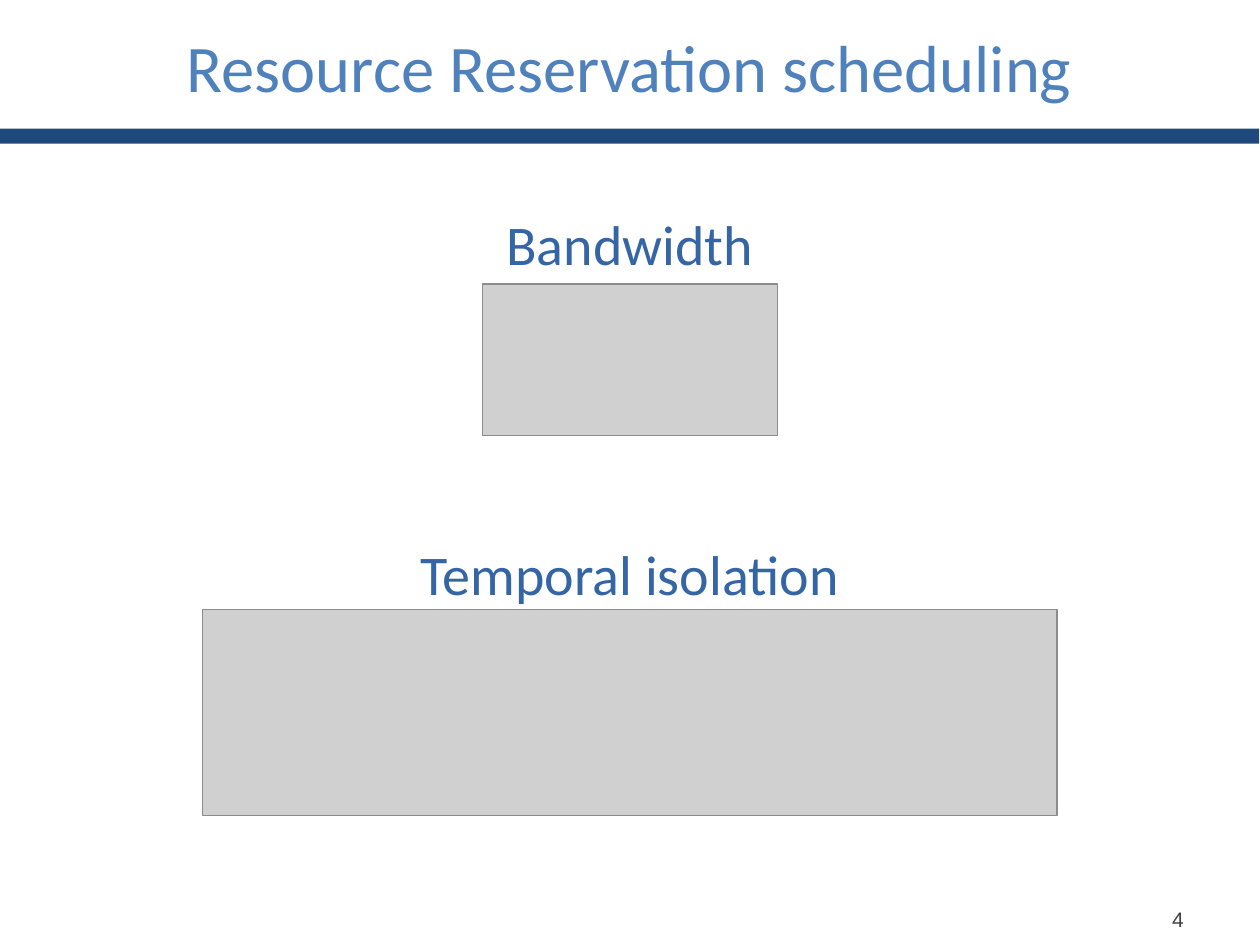
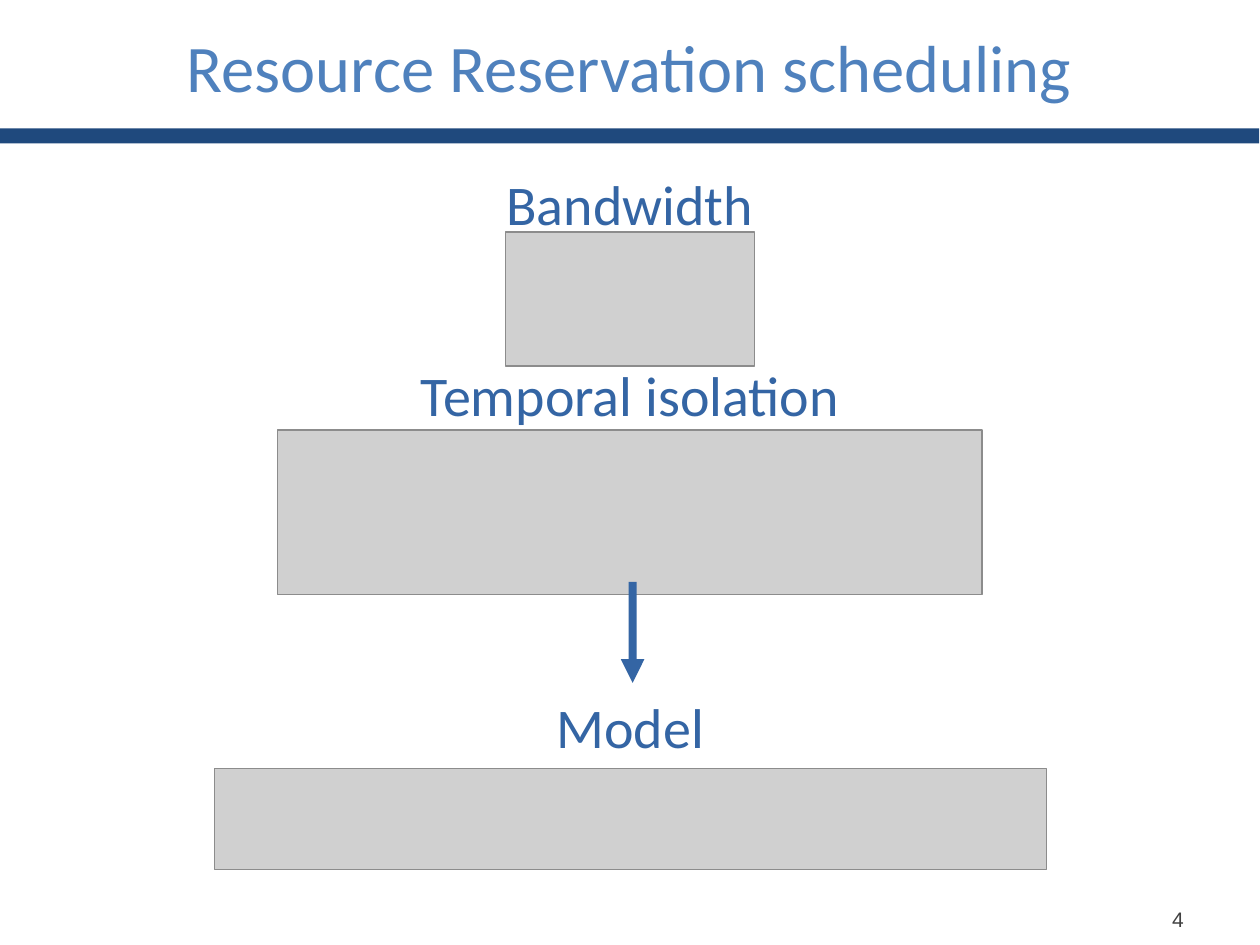
Before and after one commit to GianlucaBortoli/bachelorThesis, a slide deck: slide 5 of slides/slides.pptx. Drawn at 1260x945 pixels with LibreOffice and Linux fonts; fonts in the diff are those of the drawing; grey boxes stand for pictures. Boxes give left, top, right and bottom in pixels: in the first picture for what was removed or moved away, otherwise in the second. Text is boxed around its words. In the diff, an @@ line names an element or a change of style, - is before the commit and + after.

```diff
--- a/slides/slides.pptx
+++ b/slides/slides.pptx
@@ text "Bandwidth" rewrapped from (x1=506, y1=226, x2=752, y2=266) to (x1=506, y1=186, x2=752, y2=238) @@
@@ picture resized from (x1=483, y1=284, x2=777, y2=435) to (x1=505, y1=232, x2=753, y2=365) @@
@@ text "Temporal isolation" moved from (x1=421, y1=556, x2=838, y2=604) to (x1=421, y1=377, x2=838, y2=425) @@
@@ picture resized from (x1=203, y1=610, x2=1057, y2=815) to (x1=277, y1=430, x2=982, y2=595) @@
@@ arrow added from (633, 582) to (633, 683), #3465A4 4.51 pt @@
@@ text added at (x1=556, y1=709, x2=703, y2=749), 32 pt, text #3465A4 @@
+Model
@@ picture added at (x1=214, y1=769, x2=1046, y2=869) @@
```
Also in this commit, not shown: 5 other slides changed, 1 other file.
